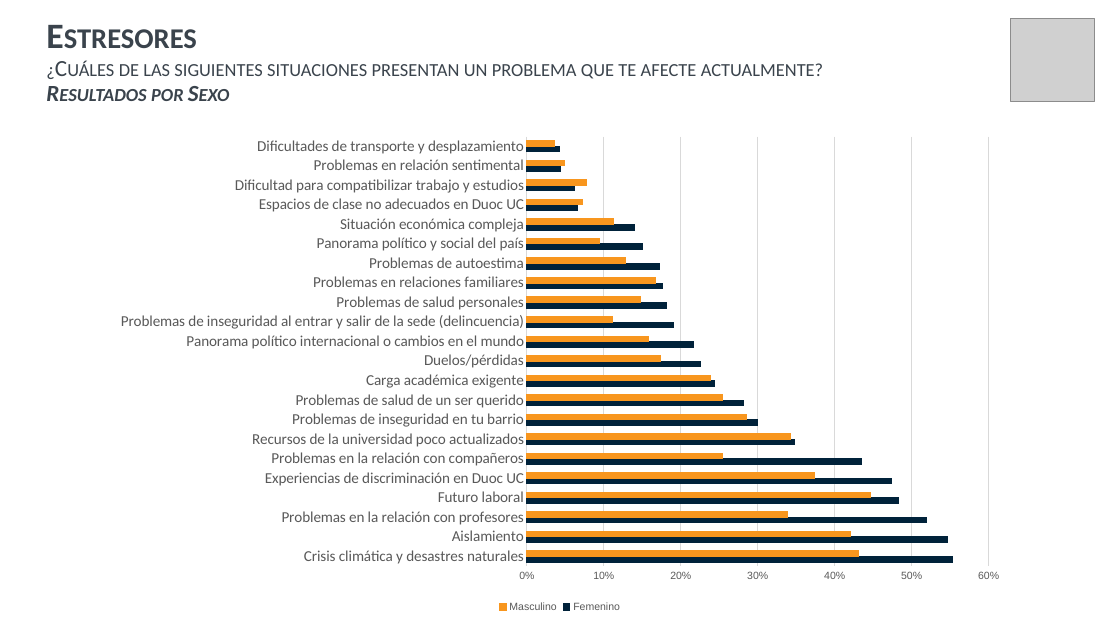
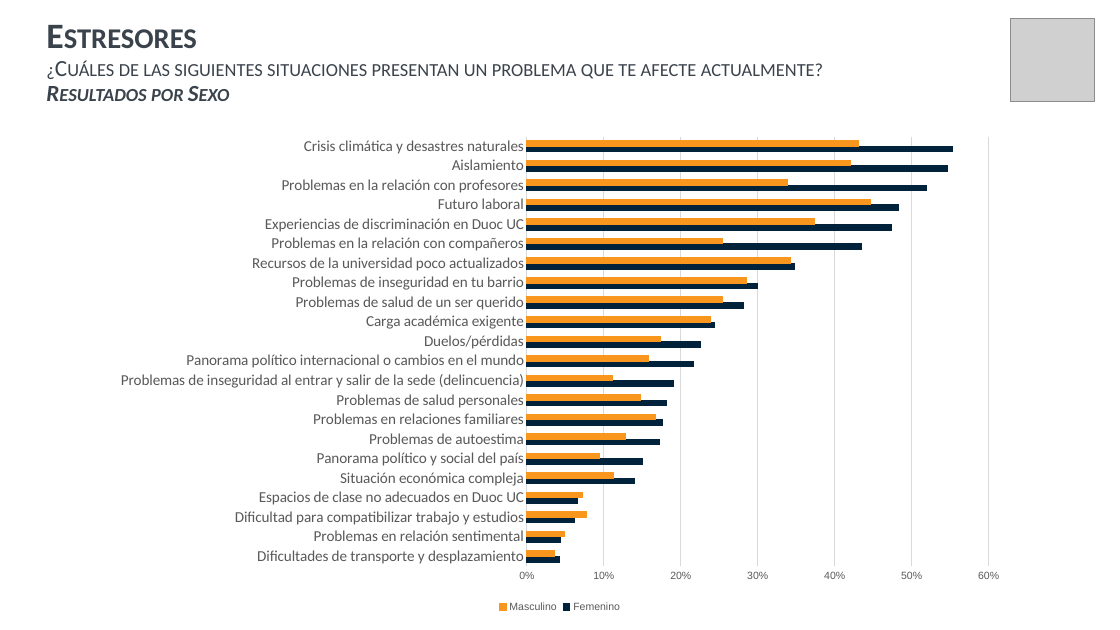
Before and after one commit to SebaValenzuela/RBDUOC2025, a slide deck: slide 16 of reports/output/reporte-generado.pptx. Drawn at 1120x630 pixels with LibreOffice and Linux fonts; fonts in the diff are those of the drawing; grey boxes stand for pictures; background and template pictures are left out. Boxes give left, top, right and bottom in pixels: in the first picture for what was removed or moved away, otherwise in the second. Text is boxed around its words. In the diff, an @@ line names an element or a change of style, - is before the commit and + after.

```diff
--- a/reports/output/reporte-generado.pptx
+++ b/reports/output/reporte-generado.pptx
@@ bar chart at [103, 127, 1017, 617] @@
-categories: Crisis climática y desastres naturales, Aislamiento, Problemas en la relación con profesores, Futuro laboral, Experiencias de discriminación en Duoc UC, Problemas en la relación con compañeros, Recursos de la universidad poco actualizados, Problemas de inseguridad en tu barrio, Problemas de salud de un ser querido, Carga académica exigente, Duelos/pérdidas, Panorama político internacional o cambios en el mundo, Problemas de inseguridad al entrar y salir de la sede (delincuencia), Problemas de salud personales, Problemas en relaciones familiares, Problemas de autoestima, Panorama político y social del país, Situación económica compleja, Espacios de clase no adecuados en Duoc UC, Dificultad para compatibilizar trabajo y estudios, Problemas en relación sentimental, Dificultades de transporte y desplazamiento
+categories: Dificultades de transporte y desplazamiento, Problemas en relación sentimental, Dificultad para compatibilizar trabajo y estudios, Espacios de clase no adecuados en Duoc UC, Situación económica compleja, Panorama político y social del país, Problemas de autoestima, Problemas en relaciones familiares, Problemas de salud personales, Problemas de inseguridad al entrar y salir de la sede (delincuencia), Panorama político internacional o cambios en el mundo, Duelos/pérdidas, Carga académica exigente, Problemas de salud de un ser querido, Problemas de inseguridad en tu barrio, Recursos de la universidad poco actualizados, Problemas en la relación con compañeros, Experiencias de discriminación en Duoc UC, Futuro laboral, Problemas en la relación con profesores, Aislamiento, Crisis climática y desastres naturales
-Femenino: 0.55, 0.55, 0.52, 0.48, 0.47, 0.44, 0.35, 0.3, 0.28, 0.24, 0.23, 0.22, 0.19, 0.18, 0.18, 0.17, 0.15, 0.14, 0.07, 0.06, 0.04, 0.04
+Femenino: 0.04, 0.04, 0.06, 0.07, 0.14, 0.15, 0.17, 0.18, 0.18, 0.19, 0.22, 0.23, 0.24, 0.28, 0.3, 0.35, 0.44, 0.47, 0.48, 0.52, 0.55, 0.55
-Masculino: 0.43, 0.42, 0.34, 0.45, 0.37, 0.25, 0.34, 0.29, 0.25, 0.24, 0.17, 0.16, 0.11, 0.15, 0.17, 0.13, 0.09, 0.11, 0.07, 0.08, 0.05, 0.04
+Masculino: 0.04, 0.05, 0.08, 0.07, 0.11, 0.09, 0.13, 0.17, 0.15, 0.11, 0.16, 0.17, 0.24, 0.25, 0.29, 0.34, 0.25, 0.37, 0.45, 0.34, 0.42, 0.43
@@ value axis changed @@
```
Also in this commit, not shown: 19 other slides changed, 2 slides removed, 6 other files.
